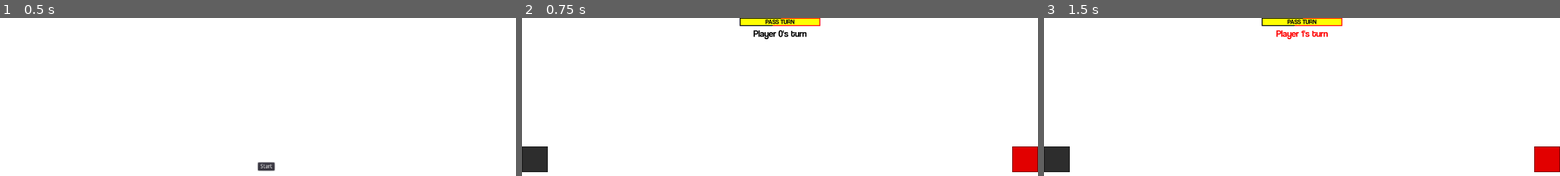
Above: before the commit, frames 1-3 (left to right).
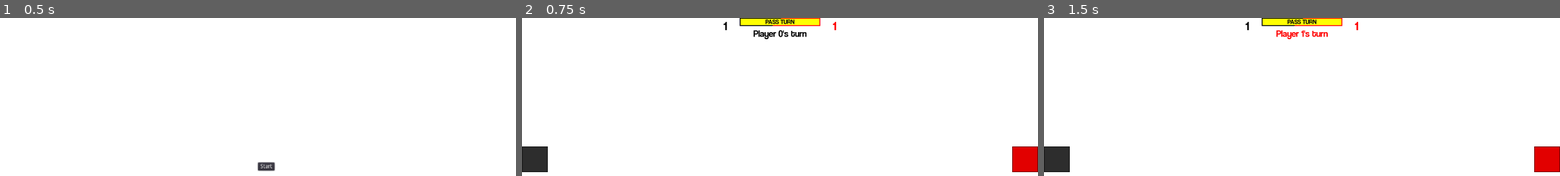
Above: after the commit, the same moments.

Repository: Laks0/Guardias-Guardias
Game: Godot game, scene res://scenes/Main.tscn
Same seed, same stepped clock (60 frames per second), same inputs: the game is played once before the commit and once after it.
Inputs:
- Up to frame 1 (0.5 s): no input
- Up to frame 2 (0.75 s): click "Start" at 0.5 s
- Up to frame 3 (1.5 s): click "PASS TURN" at 1.25 s

Frame 1 is identical in both runs. In frame 2, less than 0.1% of the frame differs, in the area x 39-61%, y 2-8%; in frame 3, less than 0.1%.

Commit message:
beta 1.2.0

Diff:
--- a/objects/Fort.tscn
+++ b/objects/Fort.tscn
@@ -10,6 +10,7 @@
 ]]
 
 script = ExtResource( 1 )
+_sections_unfolded = [ "Transform", "Z Index" ]
 Move = ExtResource( 2 )
 
 [node name="Texture" type="TextureProgress" parent="." index="0"]
@@ -27,7 +28,7 @@
 size_flags_horizontal = 1
 size_flags_vertical = 1
 min_value = 0.0
-max_value = 3.0
+max_value = 4.0
 step = 0.0
 page = 0.0
 value = 1.0
--- /dev/null
+++ b/objects/Wall.tscn
@@ -0,0 +1,20 @@
+[gd_scene load_steps=2 format=2]
+
+[ext_resource path="res://assets/wall.png" type="Texture" id=1]
+
+[node name="Wall" type="TextureRect" index="0"]
+
+anchor_left = 0.0
+anchor_top = 0.0
+anchor_right = 0.0
+anchor_bottom = 0.0
+margin_right = 40.0
+margin_bottom = 40.0
+rect_pivot_offset = Vector2( 0, 0 )
+rect_clip_content = false
+mouse_filter = 1
+mouse_default_cursor_shape = 0
+size_flags_horizontal = 1
+size_flags_vertical = 1
+texture = ExtResource( 1 )
+stretch_mode = 0
--- a/scenes/Game.tscn
+++ b/scenes/Game.tscn
@@ -1,20 +1,21 @@
-[gd_scene load_steps=13 format=2]
+[gd_scene load_steps=15 format=2]
 
 [ext_resource path="res://scripts/game.gd" type="Script" id=1]
 [ext_resource path="res://objects/Melee.tscn" type="PackedScene" id=2]
 [ext_resource path="res://objects/Guard.tscn" type="PackedScene" id=3]
 [ext_resource path="res://objects/Fort.tscn" type="PackedScene" id=4]
-[ext_resource path="res://assets/button.png" type="Texture" id=5]
-[ext_resource path="res://assets/buttonHold.png" type="Texture" id=6]
-[ext_resource path="res://assets/coolvetica rg.ttf" type="DynamicFontData" id=7]
-[ext_resource path="res://assets/sel.png" type="Texture" id=8]
+[ext_resource path="res://objects/Wall.tscn" type="PackedScene" id=5]
+[ext_resource path="res://assets/button.png" type="Texture" id=6]
+[ext_resource path="res://assets/buttonHold.png" type="Texture" id=7]
+[ext_resource path="res://assets/coolvetica rg.ttf" type="DynamicFontData" id=8]
+[ext_resource path="res://assets/sel.png" type="Texture" id=9]
 
 [sub_resource type="DynamicFont" id=1]
 
 size = 15
 use_mipmaps = false
 use_filter = false
-font_data = ExtResource( 7 )
+font_data = ExtResource( 8 )
 _sections_unfolded = [ "Font", "Settings" ]
 
 [sub_resource type="DynamicFont" id=2]
@@ -38,7 +39,15 @@
 size = 23
 use_mipmaps = false
 use_filter = false
-font_data = ExtResource( 7 )
+font_data = ExtResource( 8 )
+_sections_unfolded = [ "Font", "Settings" ]
+
+[sub_resource type="DynamicFont" id=5]
+
+size = 30
+use_mipmaps = false
+use_filter = false
+font_data = ExtResource( 8 )
 _sections_unfolded = [ "Font", "Settings" ]
 
 [node name="Game" type="TileMap" index="0"]
@@ -65,6 +74,8 @@
 Melee = ExtResource( 2 )
 Guard = ExtResource( 3 )
 Fort = ExtResource( 4 )
+Wall = ExtResource( 5 )
+walls = [  ]
 
 [node name="Pass turn" type="TextureButton" parent="." index="0"]
 
@@ -354,6 +365,53 @@
 max_lines_visible = -1
 _sections_unfolded = [ "Visibility", "custom_colors", "custom_fonts" ]
 
+[node name="P0" type="Label" parent="." index="3"]
+
+modulate = Color( 0, 0, 0, 1 )
+anchor_left = 0.0
+anchor_top = 0.0
+anchor_right = 0.0
+anchor_bottom = 0.0
+margin_left = 500.0
+margin_right = 540.0
+margin_bottom = 37.0
+rect_pivot_offset = Vector2( 0, 0 )
+rect_clip_content = false
+mouse_filter = 2
+mouse_default_cursor_shape = 0
+size_flags_horizontal = 1
+size_flags_vertical = 4
+custom_fonts/font = SubResource( 5 )
+text = "1"
+percent_visible = 1.0
+lines_skipped = 0
+max_lines_visible = -1
+_sections_unfolded = [ "Rect", "Visibility", "custom_fonts" ]
+
+[node name="P1" type="Label" parent="." index="4"]
+
+modulate = Color( 1, 0, 0, 1 )
+anchor_left = 0.0
+anchor_top = 0.0
+anchor_right = 0.0
+anchor_bottom = 0.0
+margin_left = 740.0
+margin_right = 780.0
+margin_bottom = 37.0
+rect_pivot_offset = Vector2( 0, 0 )
+rect_clip_content = false
+mouse_filter = 2
+mouse_default_cursor_shape = 0
+size_flags_horizontal = 1
+size_flags_vertical = 4
+custom_fonts/font = SubResource( 5 )
+text = "1"
+align = 2
+percent_visible = 1.0
+lines_skipped = 0
+max_lines_visible = -1
+_sections_unfolded = [ "Rect", "Visibility", "custom_fonts" ]
+
 [connection signal="pressed" from="Pass turn" to="." method="_on_Pass_turn_pressed"]
 
 [connection signal="pressed" from="Sprite/Options/Soldier" to="." method="_on_Guard_pressed"]
--- a/scripts/game.gd
+++ b/scripts/game.gd
@@ -3,8 +3,11 @@
 export (PackedScene) var Melee
 export (PackedScene) var Guard
 export (PackedScene) var Fort
+export (PackedScene) var Wall
 
-var players = []
+export (Array) var walls
+
+var players = [1,1]
 var turn = 0
 
 var frt
@@ -50,16 +53,13 @@
 	grid[celSeld.x][celSeld.y] = f.set_up(celSeld*GRID_S,turn)
 	sel = false
 	frt.empty()
+	players[turn] += 1
 
 func _on_TextureButton_pressed():
 	sel = false
 	$Sprite.visible = false
 
 func _ready():
-	for i in range(0, 1):
-		var p = [25]
-		players.append(p)
-
 	for x in range(1,floor(1280/GRID_S+1)):
 		var r = []
 		for y in range(1,floor(720/GRID_S+2)):
@@ -75,7 +75,17 @@
 		add_child(f)
 		f.fill()
 
+	for i in range(0,len(walls)):
+		var w = Wall.instance()
+		add_child(w)
+		var pos = walls[i]
+		w.rect_position = pos * GRID_S
+		grid[pos.x][pos.y] = -1
+
 func _process(delta):
+	$P0.text = str(players[0])
+	$P1.text = str(players[1])
+
 	$Sprite.visible = sel
 
 func select(from):
--- a/scripts/melee.gd
+++ b/scripts/melee.gd
@@ -136,6 +136,8 @@
 					Game.remove_child(c)
 					Game.grid[pos.x][pos.y] = 0
 					killed = true
+					if c.is_in_group("Fort"):
+						Game.players[1-Game.turn] -= 1
 
 	if killed:
 		rad = 0
Binary file added: assets/wall.png
Not shown, added: assets/wall.png.import
Not shown, added: export_presets.cfg
Not shown: 8 places in scenes/Game.tscn that only renumber resources
